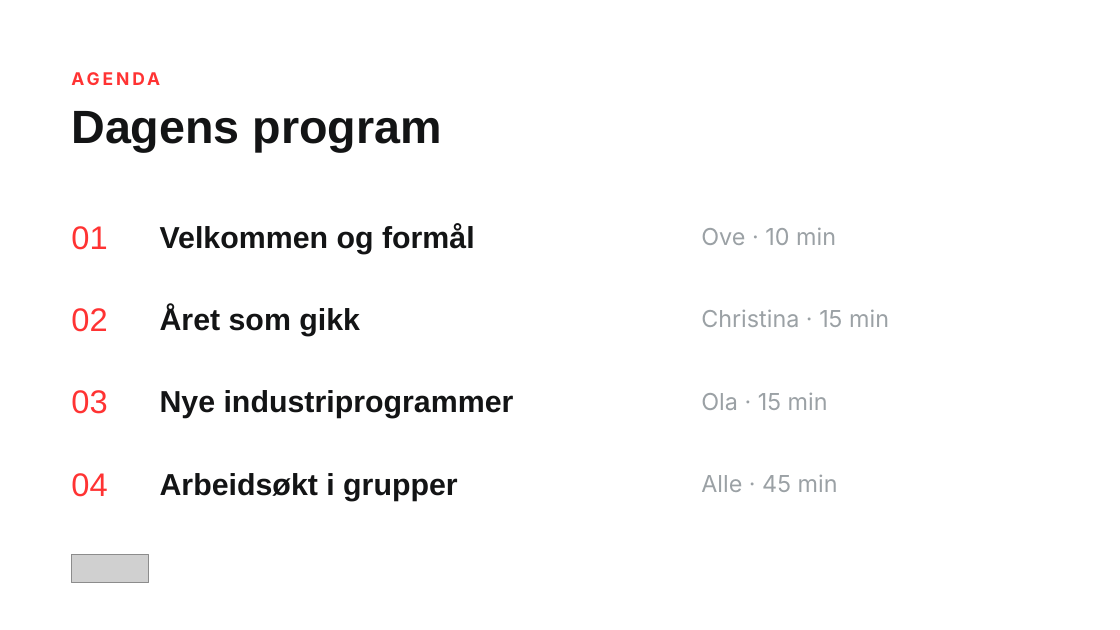
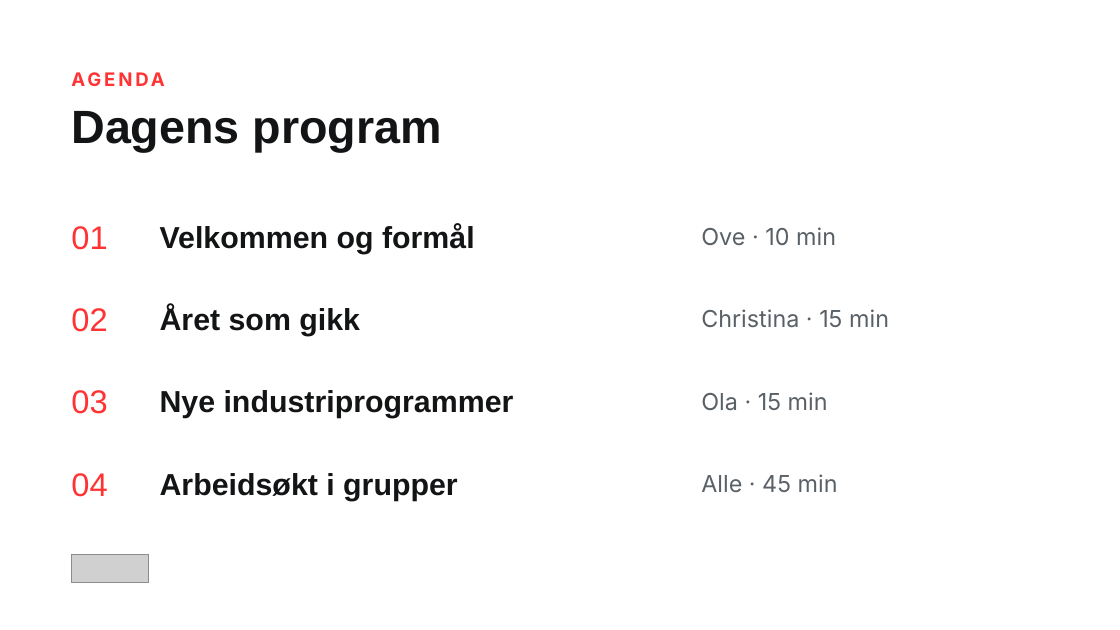
Before and after one commit to christinawiig-ai/startuplab-partner-presentation, a slide deck: slide 2 of pptx-templates/Startuplab-slidemaler.pptx. Drawn at 1120x630 pixels with LibreOffice and Linux fonts; fonts in the diff are those of the drawing; grey boxes stand for pictures. Boxes give left, top, right and bottom in pixels: in the first picture for what was removed or moved away, otherwise in the second. Text is boxed around its words. In the diff, an @@ line names an element or a change of style, - is before the commit and + after.

```diff
--- a/pptx-templates/Startuplab-slidemaler.pptx
+++ b/pptx-templates/Startuplab-slidemaler.pptx
@@ text "AGENDA" at [71, 66, 828, 92]: size 15 to 16 pt @@
@@ text colour #9BA1A5 to #5A6166 in 4 elements at [701, 227, 836, 245], [701, 309, 889, 328], [701, 392, 828, 411], [701, 474, 838, 492] @@
```
Also in this commit, not shown: 14 other slides changed, 11 other files.
